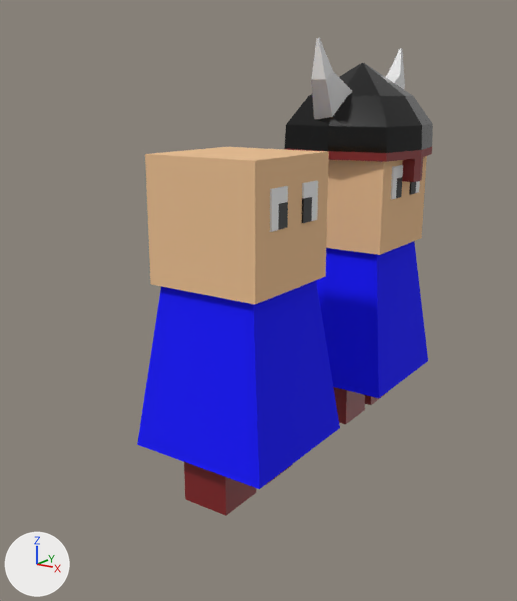
The Blender file Assets/Meshes/Trees.blend: old version first, new version second.
Before and after are seen from a 50 mm camera at (2.29, -0.12, 2.24) aimed at (-0.2, 3.47, 0.99). Lighting does not change. The marker at lower left points along +X, +Y and +Z. The same objects are shown in both versions, whatever each file hides.

Before the edit, the objects in view are built like this:
```python
me_cube_002 = bpy.data.meshes.new('Cube.002')
me_cube_002.from_pydata(...)  # 68 vertices, 48 faces, 8 loose edges; spans x -0.43..0.43, y -0.43..0.43, z 0.0..1.95
# faces by material slot: [6, 18, 6, 12, 6]
me_cube_002.materials.append(mat_skin)  # beige #ecc091
me_cube_002.materials.append(mat_eyewhite)  # white #e7e7e7
me_cube_002.materials.append(mat_eyeblack)  # black #000000
me_cube_002.materials.append(mat_shoes)  # red #832123
me_cube_002.materials.append(mat_tunic)  # blue #0000ff
me_cube_003 = bpy.data.meshes.new('Cube.003')
me_cube_003.from_pydata(...)  # 185 vertices, 156 faces, 8 loose edges; spans x -0.45..0.45, y -0.6..0.6, z 0.0..2.57
# faces by material slot: [30, 18, 6, 30, 6, 46, 20]
me_cube_003.materials.append(mat_skin)  # beige #ecc091
me_cube_003.materials.append(mat_eyewhite)  # white #e7e7e7
me_cube_003.materials.append(mat_eyeblack)  # black #000000
me_cube_003.materials.append(mat_shoes)  # red #832123
me_cube_003.materials.append(mat_tunic)  # blue #0000ff
me_cube_003.materials.append(mat_helmet)  # black #393939
me_cube_003.materials.append(mat_helmethorn)  # white #e7e7e7
ob_basicunit = bpy.data.objects.new('BasicUnit', me_cube_002)
ob_basicunit.location = (0.0, 3.0, 0.0)
ob_ebasicunit = bpy.data.objects.new('EBasicUnit', me_cube_003)
ob_ebasicunit.location = (0.0, 4.4, 0.0)
```
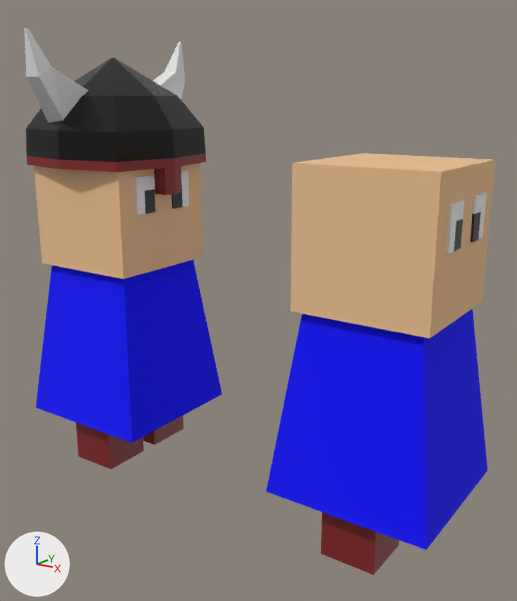
What changed in the scene script:
```text
Change ob_basicunit:
    ob_basicunit.location: (0.0, 3.0, 0.0) -> (0.9, 3.0, 0.0)
Change ob_ebasicunit:
    ob_ebasicunit.location: (0.0, 4.4, 0.0) -> (-0.9, 3.0, 0.0)
```

What differs and where, as boxes [x1, y1, x2, y2] in the pictures (517 x 601 px):
'BasicUnit', moved: before [137, 147, 340, 516]; after [266, 153, 495, 575]
'EBasicUnit', moved: before [284, 38, 433, 424]; after [24, 28, 222, 469]
